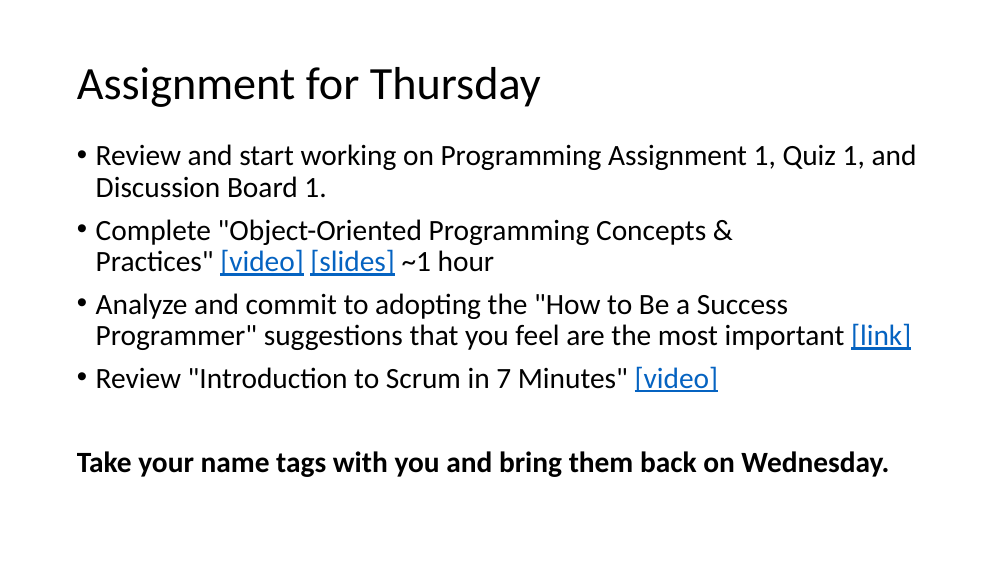
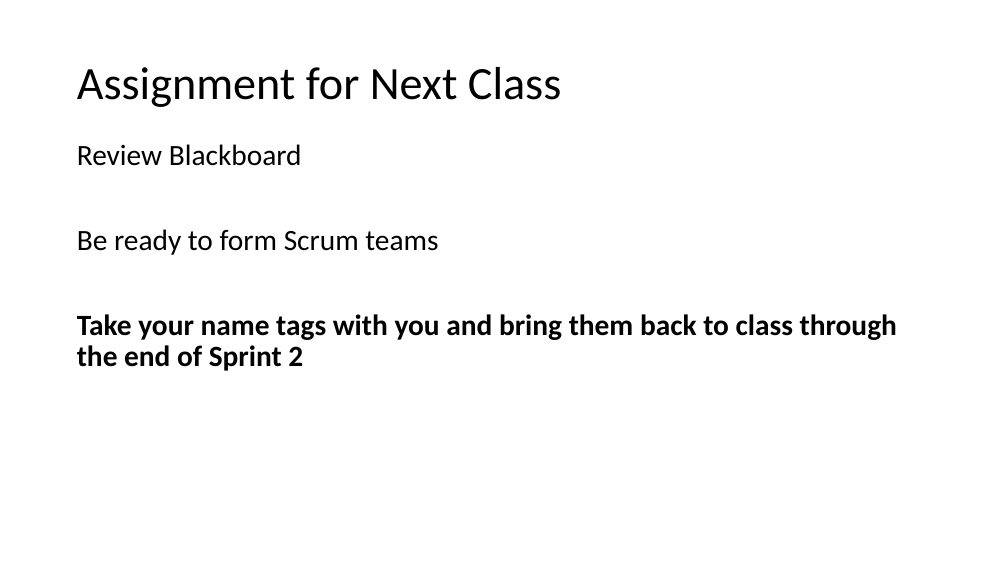
Before and after one commit to jamesbaptiste1/cpsc-24500-2019-01-spring-001, a slide deck: slide 15 of lecture-presentations/2019-01-15.pptx (slide 16 before the commit). Drawn at 1008x567 pixels with LibreOffice and Linux fonts; fonts in the diff are those of the drawing. Boxes give left, top, right and bottom in pixels: in the first picture for what was removed or moved away, otherwise in the second. Text is boxed around its words. In the diff, an @@ line names an element or a change of style, - is before the commit and + after.

Commit message:
Update file.

```diff
--- a/lecture-presentations/2019-01-15.pptx
+++ b/lecture-presentations/2019-01-15.pptx
@@ title at [77,67,561,107]: text changed @@
-Assignment for Thursday
+Assignment for Next Class
@@ text at [77,144,897,371]: text changed; bold on @@
-• Review and start working on Programming Assignment 1, Quiz 1, and Discussion Board 1.
-• Complete "Object-Oriented Programming Concepts & Practices" [video] [slides] ~1 hour
-• Analyze and commit to adopting the "How to Be a Success Programmer" suggestions that you feel are the most important [link]
-• Review "Introduction to Scrum in 7 Minutes" [video]
-Take your name tags with you and bring them back on Wednesday.
+Review Blackboard
+Be ready to form Scrum teams
+Take your name tags with you and bring them back to class through the end of Sprint 2
```
Also in this commit, not shown: 4 other slides changed, 3 slides removed.
